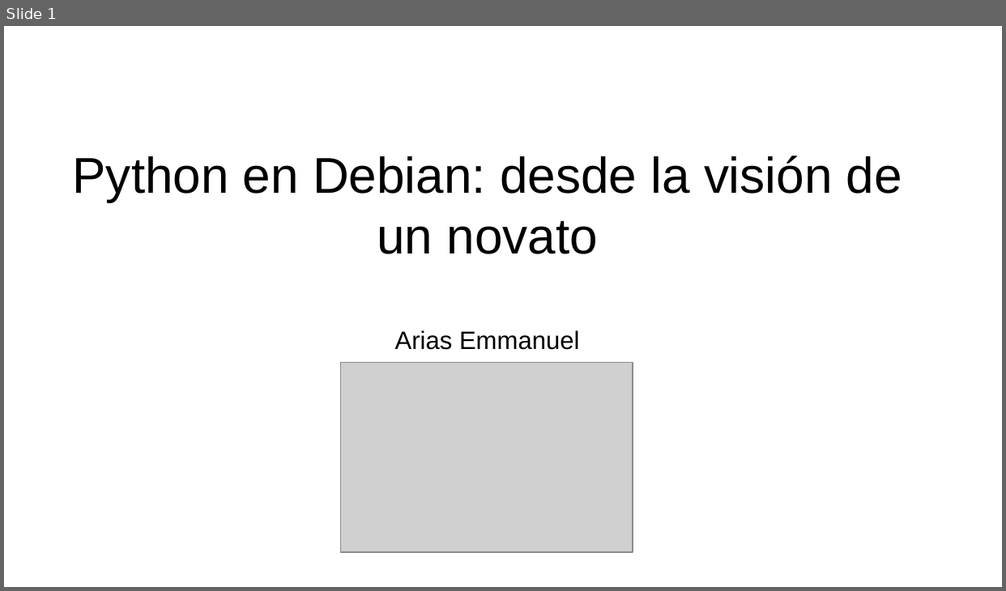
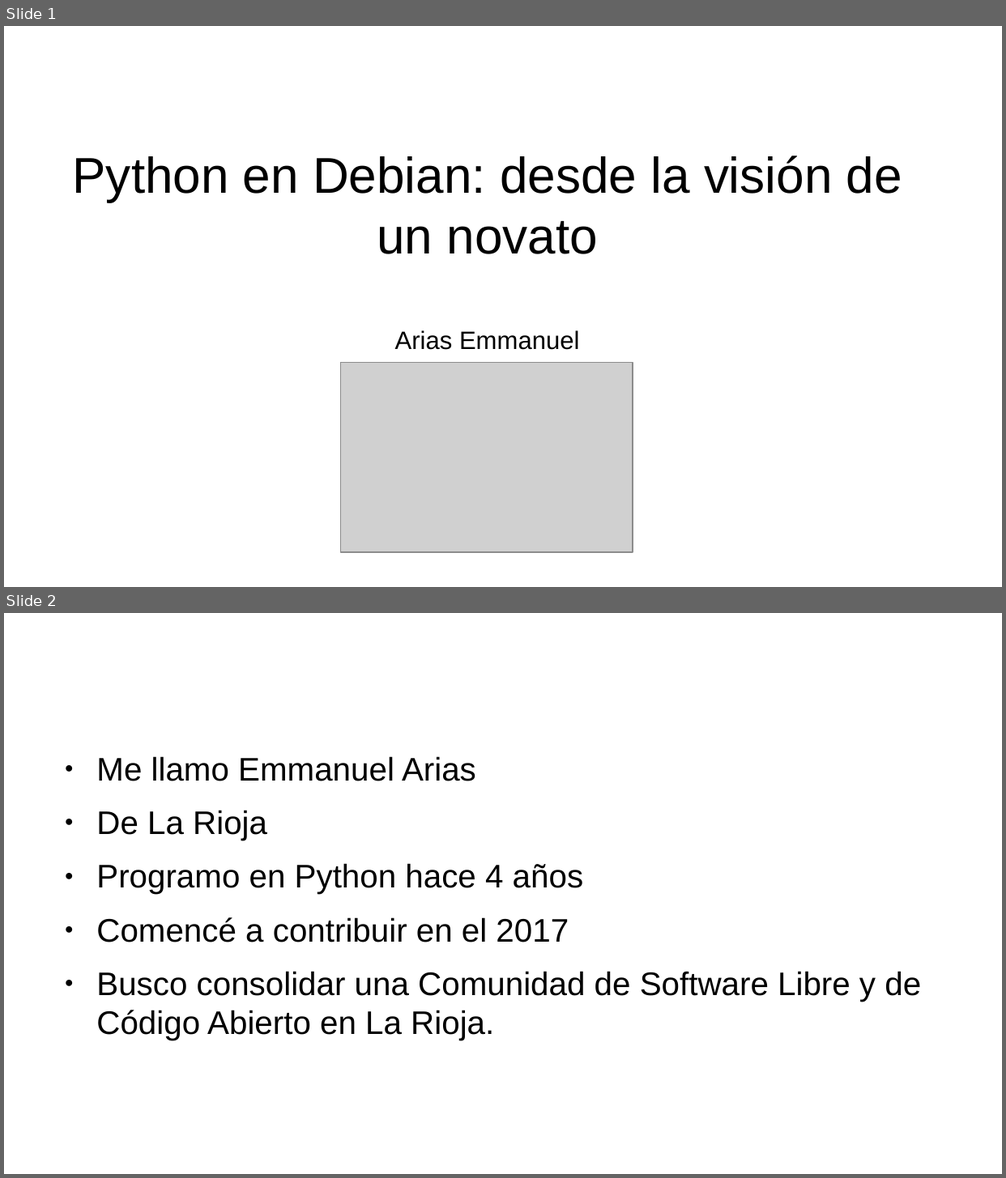
Before and after one commit to eamanu/Talks, a slide deck: 2019/PyConAR/Presentacion_PyConAR_2019.odp. Shown one above the other, each under a label of ours: slide 1 before the commit, slides 1 and 2 after it. The pictures are 1006x591 and 1006x1178 pixels, drawn with LibreOffice and Linux fonts; fonts in the diff are those of the drawing; grey boxes stand for pictures; background and template pictures are left out. Boxes give left, top, right and bottom in pixels: in the first picture for what was removed or moved away, otherwise in the second. Text is boxed around its words. In the diff, an @@ line names an element or a change of style, - is before the commit and + after.

```diff
--- a/2019/PyConAR/Presentacion_PyConAR_2019.odp
+++ b/2019/PyConAR/Presentacion_PyConAR_2019.odp
@@ slide 2 added at [4, 613, 1002, 1174], background #FFFFFF @@
@@ title added at [96, 758, 142, 781], 35.7 pt, text #FFFFFF @@
+Me presento :-)
@@ text added at [96, 756, 921, 1041], 26 pt, text #000000 @@
+● Me llamo Emmanuel Arias
+● De La Rioja
+● Programo en Python hace 4 años
+● Comencé a contribuir en el 2017
+● Busco consolidar una Comunidad de Software Libre y de Código Abierto en La Rioja.
```
Also in this commit, not shown: 4 other slides added, 1 slide removed.
